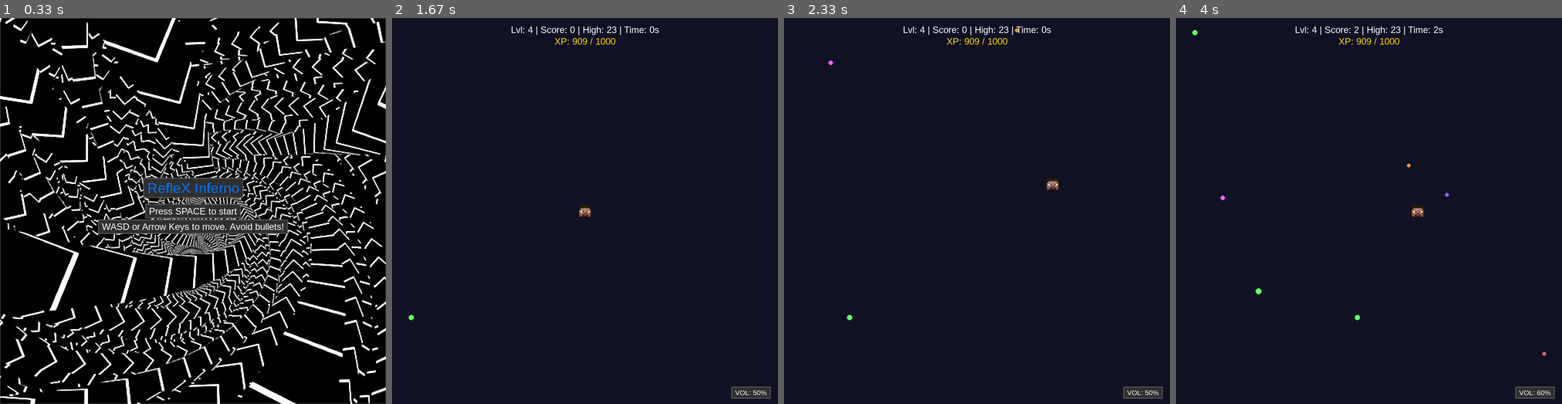
Above: before the commit, frames 1-4 (left to right).
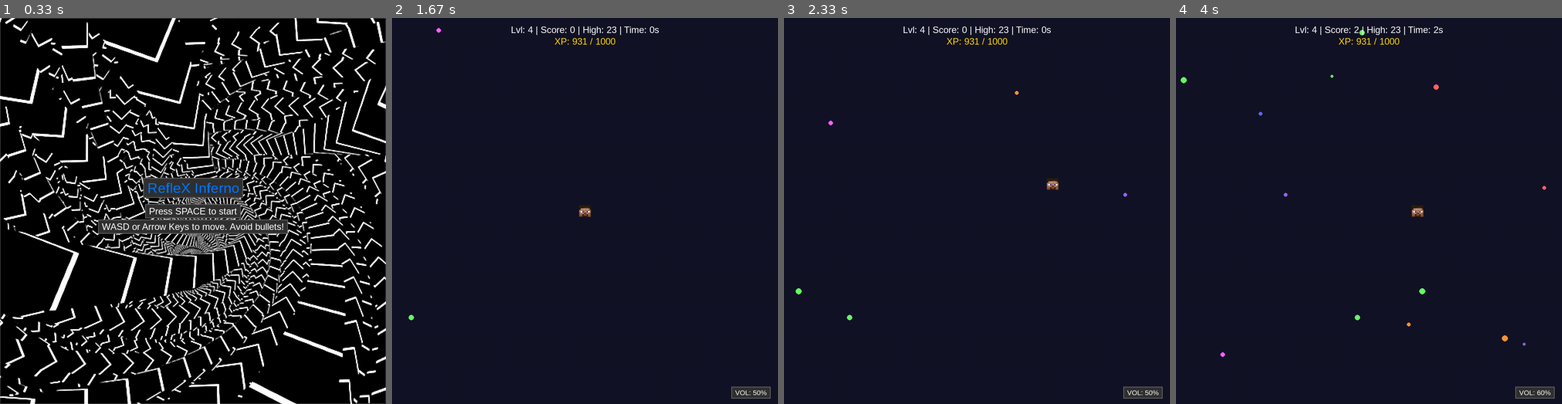
Above: after the commit, the same moments.

Repository: s27292-pj/SGD
Game: pygame game, started from Projekt/reflex_inferno/reflexinferno.py
The game is run twice, just before and just after one commit, with the same random seed, the same clock (stepped at 60 frames per second) and the same inputs.
Inputs:
- Up to frame 1 (0.33 s): no input
- Up to frame 2 (1.67 s): tap one key every 0.33 s from 0.33 s: Space 1 1 Enter
- Up to frame 3 (2.33 s): hold Right 1.67-2.13 s; tap Space at 1.73, 2.03, 2.23 s; hold Up from 2.17 s (still down)
- Up to frame 4 (4 s): release Up at 2.47 s; hold Right 2.5-2.97 s; tap Space at 2.57, 2.87, 3.07, 3.37, 3.63, 3.97 s; hold Left 3-3.53 s; tap + at 3.15 s; hold Down 3.57-3.87 s; hold Left from 3.9 s (still down)

Frame 1 is identical in both runs. In frame 2, less than 0.1% of the frame differs, in the area x 11-51%, y 2-7%; in frame 3, 0.1%; in frame 4, 0.3%, in the area x 1-96%, y 3-88%.

Commit message:
Adjusted bullet difficulty scaling as well as added readme.md

Diff:
--- a/Projekt/reflex_inferno/high_scores.json
+++ b/Projekt/reflex_inferno/high_scores.json
@@ -1 +1 @@
-{"1": 23, "2": 69, "3": 42}
+{"1": 23, "2": 69, "3": 95}
--- a/Projekt/reflex_inferno/player_data.json
+++ b/Projekt/reflex_inferno/player_data.json
@@ -1,6 +1,6 @@
 {
   "level": 4,
-  "xp": 909,
+  "xp": 931,
   "xp_to_next_level": 1000,
   "unlocked_skins": [
     "default.png",
@@ -9,5 +9,5 @@
     "pig.png"
   ],
   "player1_skin": "default.png",
-  "player2_skin": "enderman.png"
+  "player2_skin": "pig.png"
 }
--- a/Projekt/reflex_inferno/reflexinferno.py
+++ b/Projekt/reflex_inferno/reflexinferno.py
@@ -762,11 +762,11 @@
         if now - bullet_spawn_timer > bullet_spawn_delay:
             spawn_bullet()
             bullet_spawn_timer = now
-            # Increase difficulty over time - more aggressive
-            bullet_spawn_delay = max(bullet_spawn_delay_min, bullet_spawn_delay - 3)  # Faster decrease
-            # Increase bullet speed every 10 seconds (faster progression)
-            if (now - start_ticks) % 10000 < 100:
-                bullet_speed += 0.5  # Larger speed increase
+
+        # Increase difficulty every 10 seconds
+        if (now - start_ticks) % 10000 < 100:
+            bullet_speed += 0.5
+            bullet_spawn_delay = max(bullet_spawn_delay_min, bullet_spawn_delay - 100)  # Decrease by 10ms every 10 seconds
 
         # Update bullets
         for bullet in bullets[:]:
Not shown, added: Projekt/reflex_inferno/readme.md
